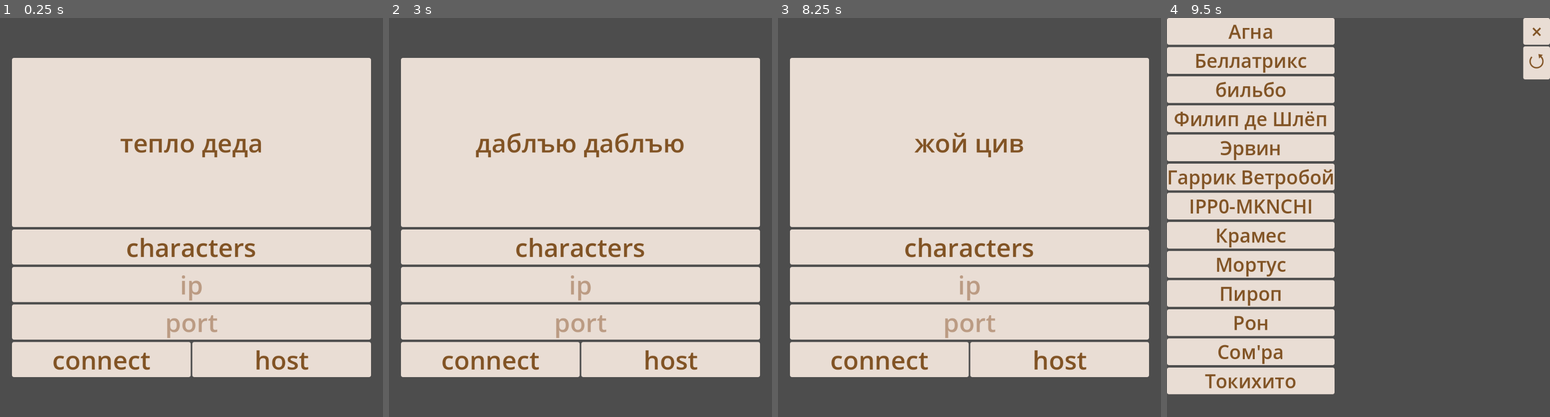
Above: before the commit, frames 1-4 (left to right).
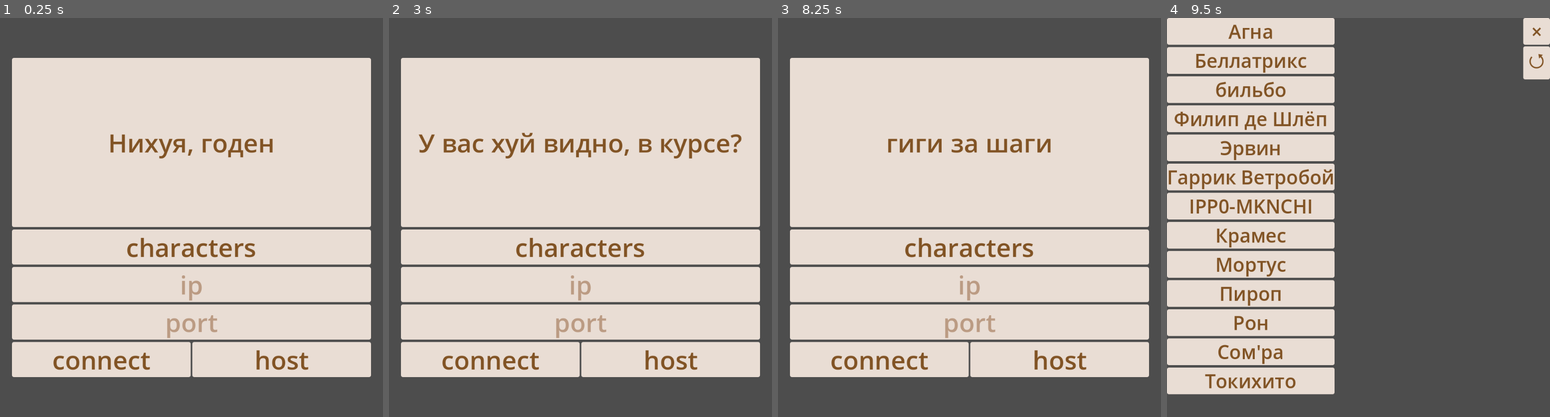
Above: after the commit, the same moments.

Repository: Pash-Tet-ik/v-table
Game: Godot game, scene res://scenes/menu.tscn
Same seed, same stepped clock (60 frames per second), same inputs: the game is played once before the commit and once after it.
Inputs (mouse positions are in pixels of both pictures, inside the frame that each line leads up to):
- Up to frame 1 (0.25 s): no input
- Up to frame 2 (3 s): click (580, 285) at 0.52 s; type "12" at 0.6 s; click (580, 321) at 0.75 s; type "Alex" at 0.83 s; click "characters" at 1.25 s; click "Агна" at 2 s; click "×" at 2.75 s
- Up to frame 3 (8.25 s): click "connect" at 3.5 s; click "host" at 4.25 s; click "characters" at 5 s; click "Беллатрикс" at 5.75 s; click "⭯" at 6.5 s; click "бильбо" at 7.25 s; click "×" at 8 s
- Up to frame 4 (9.5 s): click "characters" at 8.75 s

The runs differ from the first frame. In frame 1, 1.0% of the frame differs, in the area x 28-72%, y 29-36%; in frame 2, 1.9%, in the area x 7-93%, y 28-36%; in frame 3, 0.8%; in frame 4, nothing differs.

Commit message:
refactoring
reduced the amount of hardcode
minor improvements

Diff:
--- a/db/characters/bellatriks.json
+++ b/db/characters/bellatriks.json
@@ -73,7 +73,7 @@
 					"щит веры" : {"cost" : 1},
 					"лечащее слово" : {"cost" : 1},
 					"лечение ран" : {"cost" : 1},
-					"нанесение ран" : {"cost" : 2},
+					"нанесение ран" : {"cost" : 2}
 				}
 			},
 			"2" : {
--- a/scenes/character_list/character_list.gd
+++ b/scenes/character_list/character_list.gd
@@ -1,4 +1,5 @@
 extends PanelContainer
+
 
 var all_stats_zero = {
 	"athletics" : 0,
@@ -20,12 +21,21 @@
 	"deception" : 0,
 	"persuasion" : 0
 }
+var stats = {
+	"str" : ["athletics"],
+	"dex" : ["acrobatics", "sleight_of_hand", "stealth"],
+	"con" : [],
+	"int" : ["investigation", "history", "arcana", "nature", "religion"],
+	"wis" : ["perception", "survival", "medicine", "insight", "animal_handling"],
+	"cha" : ["performance","intimidation","deception","persuasion"]
+}
 var add_stats_template : Dictionary
 
+
 func _ready() -> void:
-	$VBoxContainer/main/TabContainer.set_tab_title(0, "статы")
-	$VBoxContainer/main/TabContainer.set_tab_title(1, "скилы")
-	$VBoxContainer/main/TabContainer.set_tab_title(2, "спелы")
+	var titles = ["статы", "скилы", "спелы"]
+	for i in 3:
+		$VBoxContainer/main/TabContainer.set_tab_title(i, titles[i])
 
 
 func set_up(character : Dictionary):
@@ -34,72 +44,21 @@
 	$VBoxContainer/header/PanelContainer/main_block/header/name.text = character["name"]
 	$VBoxContainer/header/PanelContainer/main_block/main/hp_box/hp.max_value = character["max_hp"]
 	$VBoxContainer/header/PanelContainer/main_block/main/hp_box/hp.value = character["max_hp"]
-	G.data["hp"] = int(character["max_hp"])
 	$VBoxContainer/header/PanelContainer/main_block/main/cd_box/cd.value = character["cd"]
 
 	add_stats_template = all_stats_zero.duplicate()
 	for add_stat in character["add_stats"].keys():
 		add_stats_template[add_stat] += character["add_stats"][add_stat]
 
-	$VBoxContainer/main/TabContainer/stats/v_box/str_block/body/main/var.text = "(" + str(int(character["main_stats"]["str"]))  + ")"
-	mod = int(character["main_stats"]["str"] / 2) - 5
-	$VBoxContainer/main/TabContainer/stats/v_box/str_block/body/main/mod.text = "+" + str(mod) if mod > 0 else str(mod)
-	add_mod = mod + int(add_stats_template["athletics"])
-	$VBoxContainer/main/TabContainer/stats/v_box/str_block/body/additional/athletics/mod.text = ("+" if add_mod > 0 else "") + str(add_mod)
-
-	$VBoxContainer/main/TabContainer/stats/v_box/dex_block/body/main/var.text = "(" + str(int(character["main_stats"]["dex"]))  + ")"
-	mod = int(character["main_stats"]["dex"] / 2) - 5
-	$VBoxContainer/main/TabContainer/stats/v_box/dex_block/body/main/mod.text = "+" + str(mod) if mod > 0 else str(mod)
-	add_mod = mod + int(add_stats_template["acrobatics"])
-	$VBoxContainer/main/TabContainer/stats/v_box/dex_block/body/additional/acrobatics/mod.text = ("+" if add_mod > 0 else "") + str(add_mod)
-	add_mod = mod + int(add_stats_template["sleight_of_hand"])
-	$VBoxContainer/main/TabContainer/stats/v_box/dex_block/body/additional/sleight_of_hand/mod.text = ("+" if add_mod > 0 else "") + str(add_mod)
-	add_mod = mod + int(add_stats_template["stealth"])
-	$VBoxContainer/main/TabContainer/stats/v_box/dex_block/body/additional/stealth/mod.text = ("+" if add_mod > 0 else "") + str(add_mod)
-
-	$VBoxContainer/main/TabContainer/stats/v_box/con_block/body/main/var.text = "(" + str(int(character["main_stats"]["con"]))  + ")"
-	mod = int(character["main_stats"]["con"] / 2) - 5
-	$VBoxContainer/main/TabContainer/stats/v_box/con_block/body/main/mod.text = "+" + str(mod) if mod > 0 else str(mod)
-
-	$VBoxContainer/main/TabContainer/stats/v_box/int_block/body/main/var.text = "(" + str(int(character["main_stats"]["int"]))  + ")"
-	mod = int(character["main_stats"]["int"] / 2) - 5
-	$VBoxContainer/main/TabContainer/stats/v_box/int_block/body/main/mod.text = "+" + str(mod) if mod > 0 else str(mod)
-	add_mod = mod + int(add_stats_template["investigation"])
-	$VBoxContainer/main/TabContainer/stats/v_box/int_block/body/additional/investigation/mod.text = ("+" if add_mod > 0 else "") + str(add_mod)
-	add_mod = mod + int(add_stats_template["history"])
-	$VBoxContainer/main/TabContainer/stats/v_box/int_block/body/additional/history/mod.text = ("+" if add_mod > 0 else "") + str(add_mod)
-	add_mod = mod + int(add_stats_template["arcana"])
-	$VBoxContainer/main/TabContainer/stats/v_box/int_block/body/additional/arcana/mod.text = ("+" if add_mod > 0 else "") + str(add_mod)
-	add_mod = mod + int(add_stats_template["nature"])
-	$VBoxContainer/main/TabContainer/stats/v_box/int_block/body/additional/nature/mod.text = ("+" if add_mod > 0 else "") + str(add_mod)
-	add_mod = mod + int(add_stats_template["religion"])
-	$VBoxContainer/main/TabContainer/stats/v_box/int_block/body/additional/religion/mod.text = ("+" if add_mod > 0 else "") + str(add_mod)
-
-	$VBoxContainer/main/TabContainer/stats/v_box/wis_block/body/main/var.text = "(" + str(int(character["main_stats"]["wis"]))  + ")"
-	mod = int(character["main_stats"]["wis"] / 2) - 5
-	$VBoxContainer/main/TabContainer/stats/v_box/wis_block/body/main/mod.text = "+" + str(mod) if mod > 0 else str(mod)
-	add_mod = mod + int(add_stats_template["perception"])
-	$VBoxContainer/main/TabContainer/stats/v_box/wis_block/body/additional/perception/mod.text = ("+" if add_mod > 0 else "") + str(add_mod)
-	add_mod = mod + int(add_stats_template["survival"])
-	$VBoxContainer/main/TabContainer/stats/v_box/wis_block/body/additional/survival/mod.text = ("+" if add_mod > 0 else "") + str(add_mod)
-	add_mod = mod + int(add_stats_template["medicine"])
-	$VBoxContainer/main/TabContainer/stats/v_box/wis_block/body/additional/medicine/mod.text = ("+" if add_mod > 0 else "") + str(add_mod)
-	add_mod = mod + int(add_stats_template["insight"])
-	$VBoxContainer/main/TabContainer/stats/v_box/wis_block/body/additional/insight/mod.text = ("+" if add_mod > 0 else "") + str(add_mod)
-	add_mod = mod + int(add_stats_template["animal_handling"])
-	$VBoxContainer/main/TabContainer/stats/v_box/wis_block/body/additional/animal_handling/mod.text = ("+" if add_mod > 0 else "") + str(add_mod)
-
-	$VBoxContainer/main/TabContainer/stats/v_box/cha_block/body/main/var.text = "(" + str(int(character["main_stats"]["cha"]))  + ")"
-	mod = int((character["main_stats"]["cha"] - 10) / 2)
-	$VBoxContainer/main/TabContainer/stats/v_box/cha_block/body/main/mod.text = "+" + str(mod) if mod > 0 else str(mod)
-	add_mod = mod + int(add_stats_template["performance"])
-	$VBoxContainer/main/TabContainer/stats/v_box/cha_block/body/additional/performance/mod.text = ("+" if add_mod > 0 else "") + str(add_mod)
-	add_mod = mod + int(add_stats_template["intimidation"])
-	$VBoxContainer/main/TabContainer/stats/v_box/cha_block/body/additional/intimidation/mod.text = ("+" if add_mod > 0 else "") + str(add_mod)
-	add_mod = mod + int(add_stats_template["deception"])
-	$VBoxContainer/main/TabContainer/stats/v_box/cha_block/body/additional/deception/mod.text = ("+" if add_mod > 0 else "") + str(add_mod)
-	add_mod = mod + int(add_stats_template["persuasion"])
-	$VBoxContainer/main/TabContainer/stats/v_box/cha_block/body/additional/persuasion/mod.text = ("+" if add_mod > 0 else "") + str(add_mod)
+	var path
+	for main_stat in stats:
+		path = "VBoxContainer/main/TabContainer/stats/v_box/" + main_stat + "_block/body/"
+		mod = int(character["main_stats"][main_stat] / 2) - 5
+		get_node(path + "main/var").text = "(" + str(int(character["main_stats"][main_stat]))  + ")"
+		get_node(path + "main/mod").text = "+" + str(mod) if mod > 0 else str(mod)
+		for additional_stat in stats[main_stat]:
+			add_mod = mod + int(add_stats_template[additional_stat])
+			get_node(path + "additional/" + additional_stat + "/mod").text = ("+" if add_mod > 0 else "") + str(add_mod)
 
 	for child in $VBoxContainer/main/TabContainer/moves/v_box.get_children():
 		child.queue_free()
@@ -140,7 +99,6 @@
 
 func _on_resized() -> void:
 	var w_size_y = get_window().size.y
-
 	if w_size_y >= 1080:
 		theme.set_font_size("font_size", "Label", 24)
 	else:
--- a/scenes/character_list/skill_bloks/spell_description.gd
+++ b/scenes/character_list/skill_bloks/spell_description.gd
@@ -3,13 +3,14 @@
 func set_up(spell_name : String, lvl : String, mag_mod : int):
 	var load_file = FileAccess.open("res://db/spellbook/spells_" + lvl + ".json" , FileAccess.READ)
 	var spells = JSON.parse_string(load_file.get_as_text())
+	load_file.close()
+
 	if spell_name in spells.keys():
 		$body/caption/name.text = spell_name
 		$body/description/text.text = spells[spell_name]["description"].replace("MAG_MOD", str(mag_mod))
 		if "distance" in spells[spell_name]:
 			$body/description/distance.text += "дистанция : " + str(spells[spell_name]["distance"])
 			$body/description/distance.show()
-	load_file.close()
 
 
 func _on_button_pressed() -> void:
--- a/scenes/characters_preview.gd
+++ b/scenes/characters_preview.gd
@@ -3,7 +3,6 @@
 var input_access
 
 func _ready() -> void:
-	$ui/CharacterSelection.user = self
 	G.user = self
 
 func set_up_charachter(character):
--- a/scenes/menu.gd
+++ b/scenes/menu.gd
@@ -42,6 +42,13 @@
 		"сосал?",
 		"детка, ты выполнила задание на 5+",
 		"8-9-16-17-21-13-12-15-1",
+		"Ты гнида этой двери!",
+		"+2 или -2?",
+		"У вас хуй видно, в курсе?",
+		"а хули ты хотел? 15 тонн",
+		"и засмеялся ещё так неприятно",
+		"выйди и зайди нормально",
+		"Нихуя, годен",
 		"НЕТ? ПОШЁЛ ТЫ ТОГДА НАХУЙ!",
 		"горячие мамочки 3 км от вас",
 		"ебутся как-то 2 клоуна",
--- a/scenes/rualette_set.gd
+++ b/scenes/rualette_set.gd
@@ -6,13 +6,14 @@
 var dragging_offset = Vector2.ZERO
 
 
-func _on_button_pressed() -> void:
-	rpc("delite")
-
-
 func _process(delta):
 	if is_dragging:
 		rpc("sync_position", get_global_mouse_position() + dragging_offset)
+
+
+@rpc("any_peer", "call_local")
+func sync_position(pos: Vector2):
+	global_position = pos
 
 
 func set_up(selected_dises, ids, user_name = "", user_color = "#FFFFFF"):
@@ -24,23 +25,24 @@
 	$VBoxContainer/body.set_up(selected_dises, ids)
 
 
+func _on_button_pressed() -> void:
+	rpc("delite")
+
+
+@rpc("any_peer", "call_local")
+func delite():
+	if multiplayer.is_server():
+		queue_free()
+
+
 func _on_header_button_down() -> void:
 	if !G.smth_is_pick:
 		is_dragging = true
 		dragging_offset = global_position - get_global_mouse_position()
 		G.smth_is_pick = true
 
+
 func _on_header_button_up() -> void:
 	is_dragging = false
 	dragging_offset = Vector2.ZERO
 	G.smth_is_pick = false
-
-
-@rpc("any_peer", "call_local")
-func sync_position(pos: Vector2):
-	global_position = pos
-
-@rpc("any_peer", "call_local")
-func delite():
-	if multiplayer.is_server():
-		queue_free()
--- a/scenes/table.gd
+++ b/scenes/table.gd
@@ -3,6 +3,7 @@
 var global_counter = 0
 
 func _ready() -> void:
+	G.table = self
 	admin_init() if multiplayer.is_server() else client_init()
 
 	for i in range(-13,13):
--- a/scenes/users_and_moduls/admin.gd
+++ b/scenes/users_and_moduls/admin.gd
@@ -4,14 +4,6 @@
 
 func _ready() -> void:
 	super._ready()
-	$ui/add_roulette.table = table
-	$ui/add_roulette.user = self
-	$ui/left_bot_box/add_token_btn.table = table
-	$ui/left_bot_box/add_token_btn.user = self
-	$ui/left_bot_box/add_map_btn.table = table
-	$ui/left_bot_box/add_map_btn.user = self
-	$ui/left_bot_box/add_musik_btn.table = table
-	$ui/left_bot_box/add_musik_btn.user = self
 
 	multiplayer.peer_connected.connect(_on_player_connected)
 	multiplayer.peer_disconnected.connect(_on_player_disconnected)
--- a/scenes/users_and_moduls/moduls/add_map_btn.gd
+++ b/scenes/users_and_moduls/moduls/add_map_btn.gd
@@ -1,8 +1,6 @@
 extends Button
 
 @onready var file_dialog = $FileDialog
-var table
-var user
 
 func _ready() -> void:
 	pass
@@ -11,12 +9,12 @@
 	file_dialog.show()
 
 func _on_file_dialog_mouse_entered() -> void:
-	user.input_access = false
+	G.user.input_access = false
 
 func _on_file_dialog_mouse_exited() -> void:
-	user.input_access = true
+	G.user.input_access = true
 
 
 func _on_file_dialog_file_selected(path: String) -> void:
 	print(file_dialog.current_path)
-	table.add_map(path, Vector2(30,20))
+	G.table.add_map(path, Vector2(30,20))
--- a/scenes/users_and_moduls/moduls/add_musik.gd
+++ b/scenes/users_and_moduls/moduls/add_musik.gd
@@ -1,19 +1,17 @@
 extends Button
 
 @onready var file_dialog = $FileDialog
-var table
-var user
 
 
 func _on_pressed() -> void:
 	file_dialog.show()
 
 func _on_file_dialog_mouse_entered() -> void:
-	user.input_access = false
+	G.user.input_access = false
 
 func _on_file_dialog_mouse_exited() -> void:
-	user.input_access = true
+	G.user.input_access = true
 
 
 func _on_file_dialog_file_selected(path: String) -> void:
-	table.rpc("set_musik", path.get_basename())
+	G.table.rpc("set_musik", path.get_basename())
--- a/scenes/users_and_moduls/moduls/add_roulette.gd
+++ b/scenes/users_and_moduls/moduls/add_roulette.gd
@@ -1,8 +1,6 @@
 extends VBoxContainer
 
 var selected_dises : Array
-var table : Node2D
-var user : Node2D
 
 
 func _ready() -> void:
@@ -18,11 +16,11 @@
 		else:
 			el.hide()
 	if selected_dises:
-		var aim_pos = user.global_position #+ user.get_viewport_rect().size / user.get_child(0).zoom / 2
-		if "character" in user:
-			table.add_roulettes(selected_dises, aim_pos, user.character["name"], user.character["color"])
+		var aim_pos = G.user.global_position #+ user.get_viewport_rect().size / user.get_child(0).zoom / 2
+		if "character" in G.user:
+			G.table.add_roulettes(selected_dises, aim_pos, G.user.character["name"], G.user.character["color"])
 		else:
-			table.add_roulettes(selected_dises, aim_pos, "", "#FFFFFF")
+			G.table.add_roulettes(selected_dises, aim_pos, "", "#FFFFFF")
 
 
 func _on_open_pressed() -> void:
--- a/scenes/users_and_moduls/moduls/add_token.gd
+++ b/scenes/users_and_moduls/moduls/add_token.gd
@@ -1,8 +1,6 @@
 extends Button
 
 @onready var file_dialog = $FileDialog
-var table
-var user
 
 
 func _on_pressed() -> void:
@@ -10,14 +8,14 @@
 
 
 func _on_file_dialog_mouse_entered() -> void:
-	user.input_access = false
+	G.user.input_access = false
 
 func _on_file_dialog_mouse_exited() -> void:
-	user.input_access = true
+	G.user.input_access = true
 
 
 func _on_file_dialog_file_selected(path: String) -> void:
 	if "x2" in path:
-		table.add_token(path, Vector2(10,10), 2)
+		G.table.add_token(path, Vector2(10,10), 2)
 	else:
-		table.add_token(path, Vector2(10,10), 1)
+		G.table.add_token(path, Vector2(10,10), 1)
--- a/scenes/users_and_moduls/moduls/character_selection.gd
+++ b/scenes/users_and_moduls/moduls/character_selection.gd
@@ -1,7 +1,5 @@
 extends Control
 
-var user : Node2D
-var charachter : Dictionary
 
 func _ready() -> void:
 	for i in len(G.characters):
@@ -10,7 +8,7 @@
 		$ScrollContainer/VBoxContainer.add_child(el)
 		el.connect("pressed", Callable(self, "select").bind(i))
 
+
 func select(i : int) -> void:
-	charachter = G.characters[i]
 	hide()
-	user.set_up_charachter(charachter)
+	G.user.set_up_charachter(G.characters[i])
--- a/scenes/users_and_moduls/player.gd
+++ b/scenes/users_and_moduls/player.gd
@@ -1,12 +1,6 @@
 extends "res://scenes/users_and_moduls/user.gd"
 
 var character : Dictionary
-
-func _ready() -> void:
-	super._ready()
-	$ui/add_roulette.table = table
-	$ui/add_roulette.user = self
-	$ui/CharacterSelection.user = self
 
 
 func set_up_charachter(character : Dictionary):
--- a/scenes/users_and_moduls/user.gd
+++ b/scenes/users_and_moduls/user.gd
@@ -8,7 +8,6 @@
 
 
 func _ready() -> void:
-	table = get_parent()
 	G.user = self
 
 
--- a/singleton/singleton.gd
+++ b/singleton/singleton.gd
@@ -5,10 +5,11 @@
 var real_version = "0.5"
 var settings = {
 	"version" : real_version,
-	"volume" : {"master" : 0.5, "music" : 0.5, "sfx" : 0.5
-}}
+	"volume" : {"master" : 0.5, "music" : 0.5, "sfx" : 0.5}
+}
 
 var user : Node
+var table : Node
 var data : Dictionary
 
 func _ready() -> void:
@@ -25,11 +26,13 @@
 func load_settings():
 	var file = FileAccess.open("user://settings.json", FileAccess.READ)
 	settings = JSON.parse_string(file.get_as_text())
+	file.close()
 
 
 func save_settings():
 	var file = FileAccess.open("user://settings.json", FileAccess.WRITE)
 	file.store_line(JSON.stringify(settings))
+	file.close()
 
 
 func load_chars():
